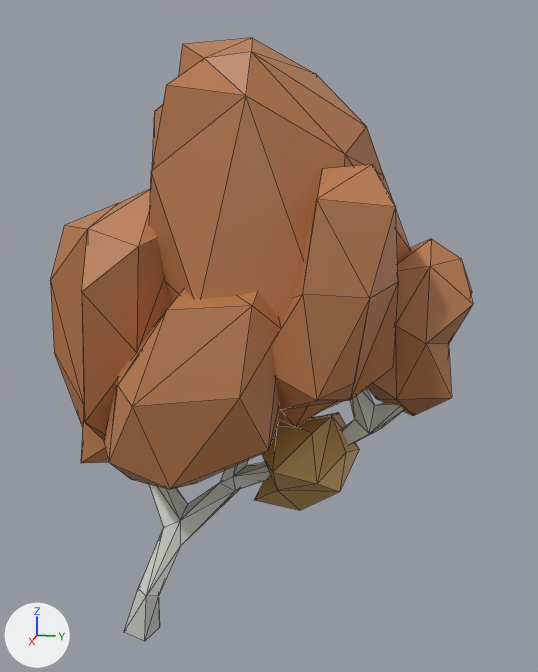
The glTF model assets/models/nature/BirchTree_Autumn_1.lod2.glb as it was, and as the next commit left it.
Both versions are drawn from a 50 mm camera at (3.98, 1.6, 2.97) aimed at (-0.18, 0.77, 1.93). Every picture has the same lights, and +X, +Y and +Z are marked at lower left. The picture after the commit comes second. Mesh edges are drawn as thin lines. Vertices at exactly the same position are counted once.

The first picture shows 'BirchTree_Autumn_1'.
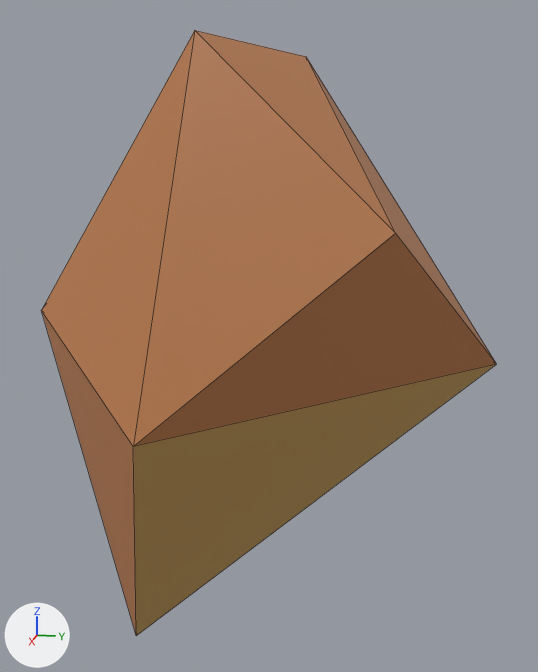
What differs and where, as boxes (x1, y1, x2, y2) in the pictures (538 x 672 px):
'BirchTree_Autumn_1', reshaped (8% wider): before (51, 38, 473, 641); after (41, 30, 496, 636)
part 1 of me_cube_097, rebuilt (74% wider, 56% taller): before (149, 38, 410, 427); after (41, 30, 496, 636)
part 2 of me_cube_097, deleted: before (51, 164, 473, 641)

Patch to the scene script:
```diff
--- a/assets/models/nature/BirchTree_Autumn_1.lod2.glb.py
+++ b/assets/models/nature/BirchTree_Autumn_1.lod2.glb.py
@@ me_cube_097 @@
 # used by ob_birchtree_autumn_1; location = (0.0, 0.0, 0.0)
-me_cube_097.from_pydata(...)  # 227 vertices, 426 faces; spans x -0.95..0.76, y -0.57..1.91, z -0.03..3.56
-me_cube_097.materials.append(mat_white)  # light grey #d4d8cf
+me_cube_097.from_pydata(...)  # 10 vertices, 16 faces; spans x -1.0..0.76, y -0.63..2.06, z -0.08..3.55
+# me_cube_097 part 1: the loose piece of 38 vertices spanning x -0.95..0.5, y 0.02..1.56, z 1.31..3.56 is rebuilt with 10 vertices and now spans x -1.0..0.76, y -0.63..2.06, z -0.08..3.55
+# me_cube_097 part 2: 6 loose pieces with 189 vertices, spanning x -0.71..0.76, y -0.57..1.91, z -0.03..2.91, are deleted
 me_cube_097.materials.append(mat_orange)
```
